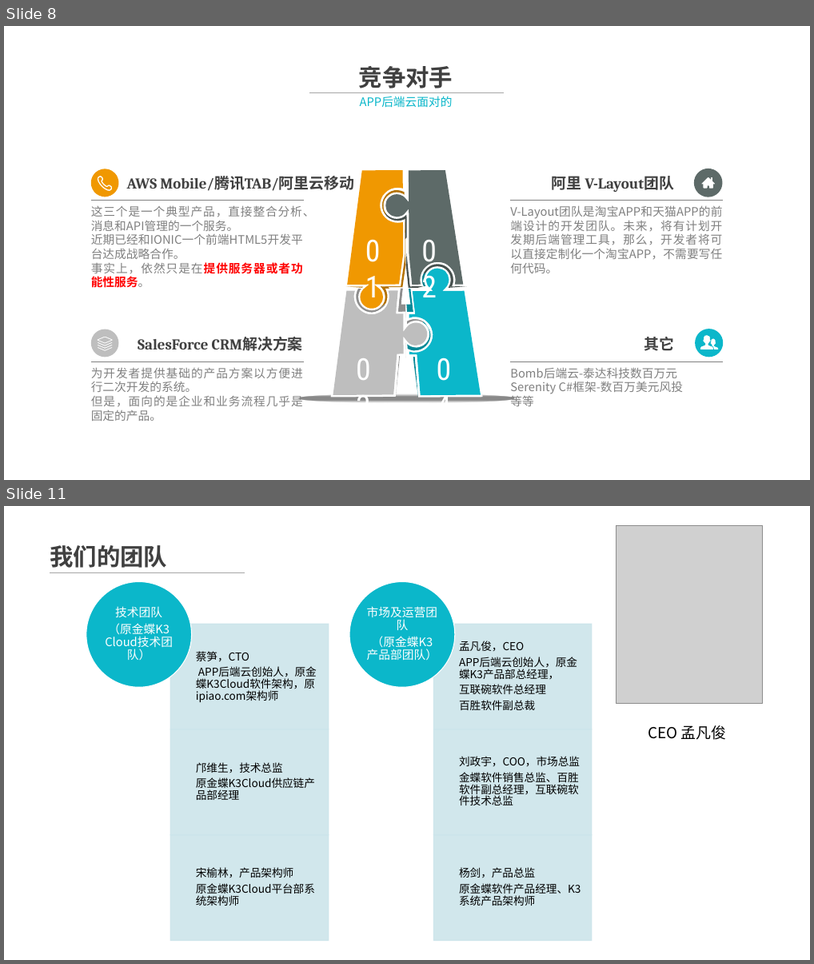
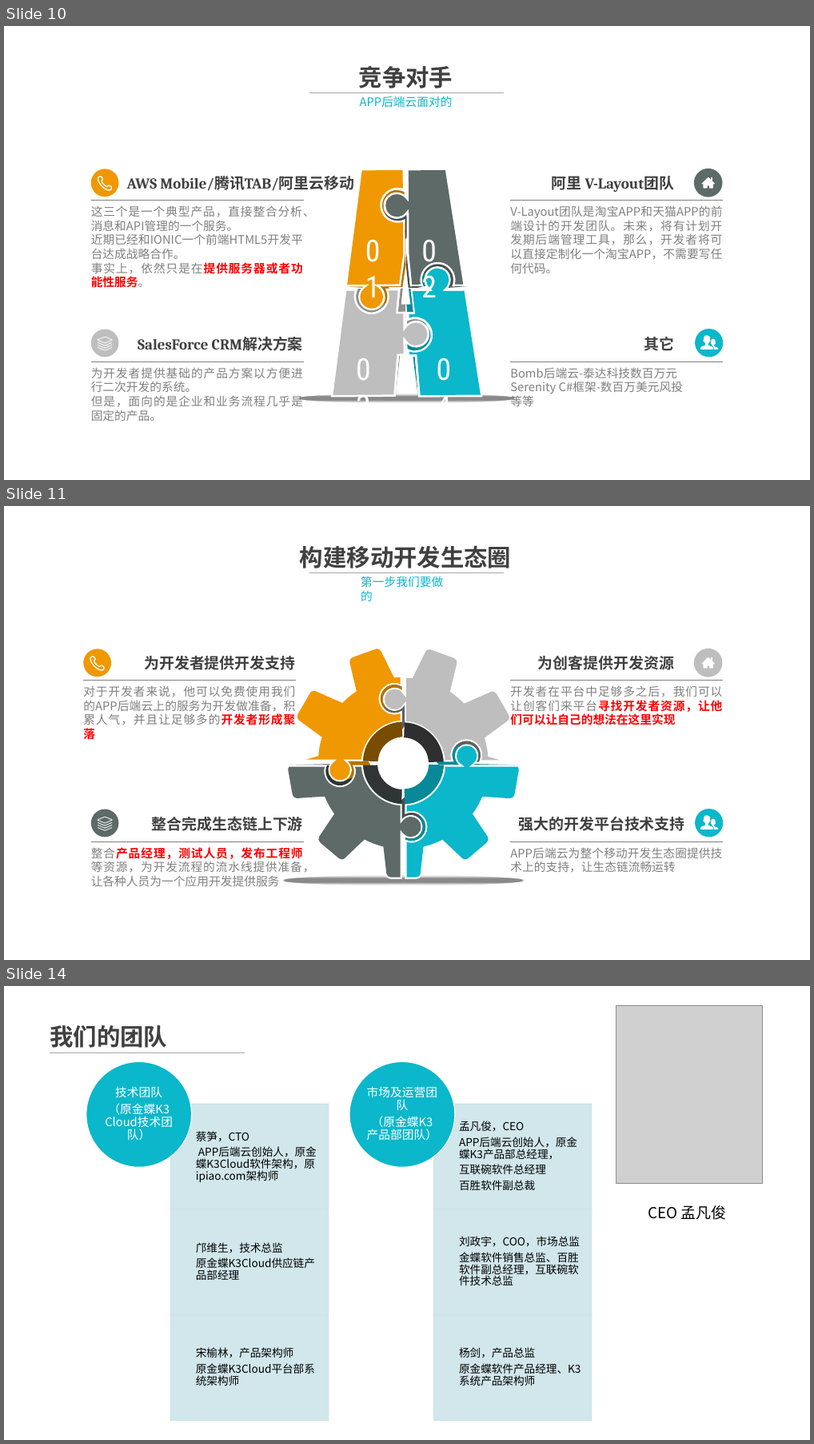
Before and after one commit to alucard263096/BP, a slide deck: App后端云 商业计划书 - v1 团队.pptx. Shown one above the other, each under a label of ours: slides 8 and 11 before the commit, slides 10, 11 and 14 after it; the slides between them are not shown. The pictures are 814x964 and 814x1444 pixels, drawn with LibreOffice and Linux fonts; fonts in the diff are those of the drawing; grey boxes stand for pictures; background and template pictures are left out. Boxes give left, top, right and bottom in pixels: in the first picture for what was removed or moved away, otherwise in the second. Text is boxed around its words. In the diff, an @@ line names an element or a change of style, - is before the commit and + after.

Commit message:
完成需求说明

```diff
--- a/App后端云 商业计划书 - v1 团队.pptx
+++ b/App后端云 商业计划书 - v1 团队.pptx
@@ slide 11 added at bbox=[4, 506, 810, 960], background picture (left out); not listed: 1 template element that a slide beside it also shows @@
@@ text added at bbox=[300, 545, 511, 573], 28 pt, text #404040, bold @@
+构建移动开发生态圈
@@ line added from (310, 572) to (504, 572), #A6A6A6 0.5 pt @@
@@ text added at bbox=[361, 576, 443, 601], 14 pt, text #0BB7CA @@
+第一步我们要做的
@@ freeform shape added at bbox=[83, 648, 111, 676], fill #F09801 @@
@@ freeform shape added at bbox=[694, 648, 722, 676], fill #BEBEBE @@
@@ freeform shape added at bbox=[91, 656, 104, 669], fill #F09801 @@
@@ text added at bbox=[144, 656, 295, 670], 18 pt, text #404040, bold @@
+为开发者提供开发支持
@@ text added at bbox=[538, 656, 674, 670], 18 pt, text #404040, bold @@
+为创客提供开发资源
@@ text added at bbox=[83, 686, 295, 742], 14 pt, text #808080 @@
+对于开发者来说，他可以免费使用我们的APP后端云上的服务为开发做准备，积累人气，并且让足够多的开发者形成聚落
@@ line added from (83, 680) to (296, 680), #808080 0.5 pt @@
@@ text added at bbox=[510, 685, 722, 725], 14 pt, text #808080 @@
+开发者在平台中足够多之后，我们可以让创客们来平台寻找开发者资源，让他们可以让自己的想法在这里实现
@@ line added from (511, 680) to (723, 680), #808080 0.5 pt @@
@@ group added at bbox=[283, 647, 525, 884]: 22 freeform shapes, 1 ellipse @@
@@ freeform shape added at bbox=[91, 809, 119, 837], fill #5D6A68 @@
@@ text added at bbox=[152, 816, 303, 831], 18 pt, text #404040, bold @@
+整合完成生态链上下游
@@ text added at bbox=[519, 816, 686, 831], 18 pt, text #404040, bold @@
+强大的开发平台技术支持
@@ freeform shape added at bbox=[695, 808, 723, 837], fill #0BB7CA @@
@@ line added from (91, 841) to (303, 841), #808080 0.5 pt @@
@@ line added from (511, 841) to (723, 841), #808080 0.5 pt @@
@@ text added at bbox=[91, 847, 315, 886], 14 pt, text #808080 @@
+整合产品经理，测试人员，发布工程师等资源，为开发流程的流水线提供准备，让各种人员为一个应用开发提供服务
@@ text added at bbox=[510, 860, 675, 872], 14 pt, text #808080 @@
+APP后端云为整个移动开发生态圈提供技术上的支持，让生态链流畅运转
@@ what was slide 8 is now slide 10 @@
@@ what was slide 11 is now slide 14 @@
```
Also in this commit, not shown: 7 slides changed, 2 other slides added.
